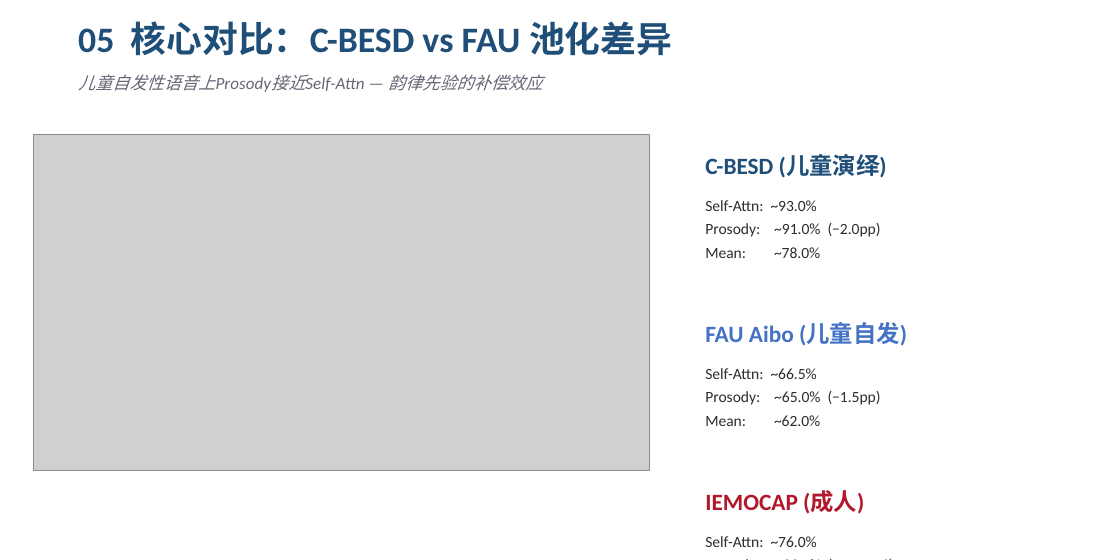
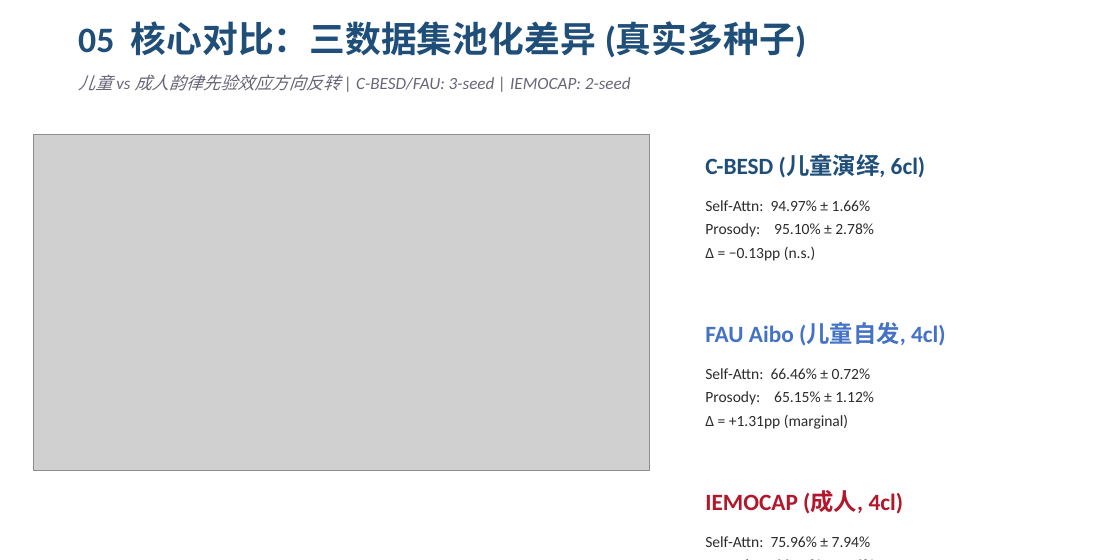
Before and after one commit to Xuzc317/child-speech-emotion-recognition, a slide deck: slide 12 of paper_draft/儿童SER_项目汇报_v3.pptx. Drawn at 1120x560 pixels with LibreOffice and Linux fonts; fonts in the diff are those of the drawing; grey boxes stand for pictures. Boxes give left, top, right and bottom in pixels: in the first picture for what was removed or moved away, otherwise in the second. Text is boxed around its words. In the diff, an @@ line names an element or a change of style, - is before the commit and + after.

```diff
--- a/paper_draft/儿童SER_项目汇报_v3.pptx
+++ b/paper_draft/儿童SER_项目汇报_v3.pptx
@@ text at (78,21,806,57): text changed @@
-05 核心对比：C-BESD vs FAU 池化差异
+05 核心对比：三数据集池化差异 (真实多种子)
@@ text at (78,74,631,91): text changed @@
-儿童自发性语音上Prosody接近Self-Attn — 韵律先验的补偿效应
+儿童 vs 成人韵律先验效应方向反转 | C-BESD/FAU: 3-seed | IEMOCAP: 2-seed
@@ text at (705,154,926,178): text changed @@
-C-BESD (儿童演绎)
+C-BESD (儿童演绎, 6cl)
@@ text at (705,200,874,261): text changed @@
-Self-Attn: ~93.0%
-Prosody: ~91.0% (−2.0pp)
-Mean: ~78.0%
+Self-Attn: 94.97% ± 1.66%
+Prosody: 95.10% ± 2.78%
+Δ = −0.13pp (n.s.)
@@ text at (705,322,946,346): text changed @@
-FAU Aibo (儿童自发)
+FAU Aibo (儿童自发, 4cl)
@@ text at (705,368,874,429): text changed @@
-Self-Attn: ~66.5%
-Prosody: ~65.0% (−1.5pp)
-Mean: ~62.0%
+Self-Attn: 66.46% ± 0.72%
+Prosody: 65.15% ± 1.12%
+Δ = +1.31pp (marginal)
@@ text at (705,490,904,514): text changed @@
-IEMOCAP (成人)
+IEMOCAP (成人, 4cl)
@@ text at (705,536,871,547): text changed @@
-Self-Attn: ~76.0%
-Prosody: ~66.0% (−10.0pp!)
+Self-Attn: 75.96% ± 7.94%
+Prosody: 66.23% ± 7.56%
+Δ = +9.73pp (PG有害!)
```
Also in this commit, not shown: 2 other slides changed, 1 slide added, 1 slide removed, 8 other files.
